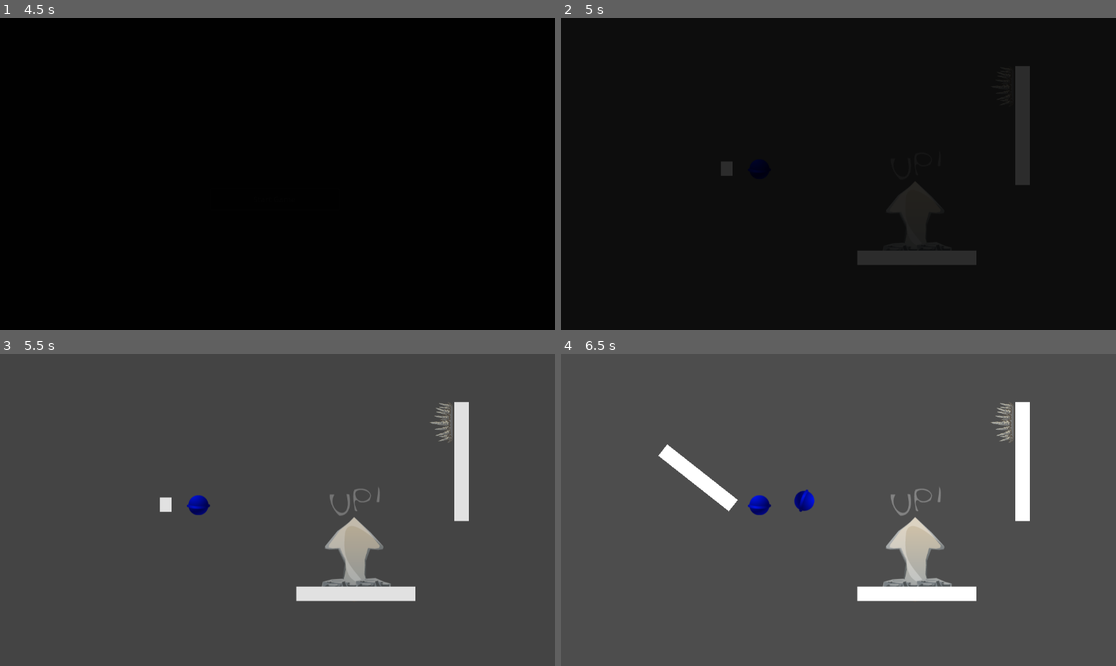
Above: before the commit, frames 1-4 (two rows, left to right).
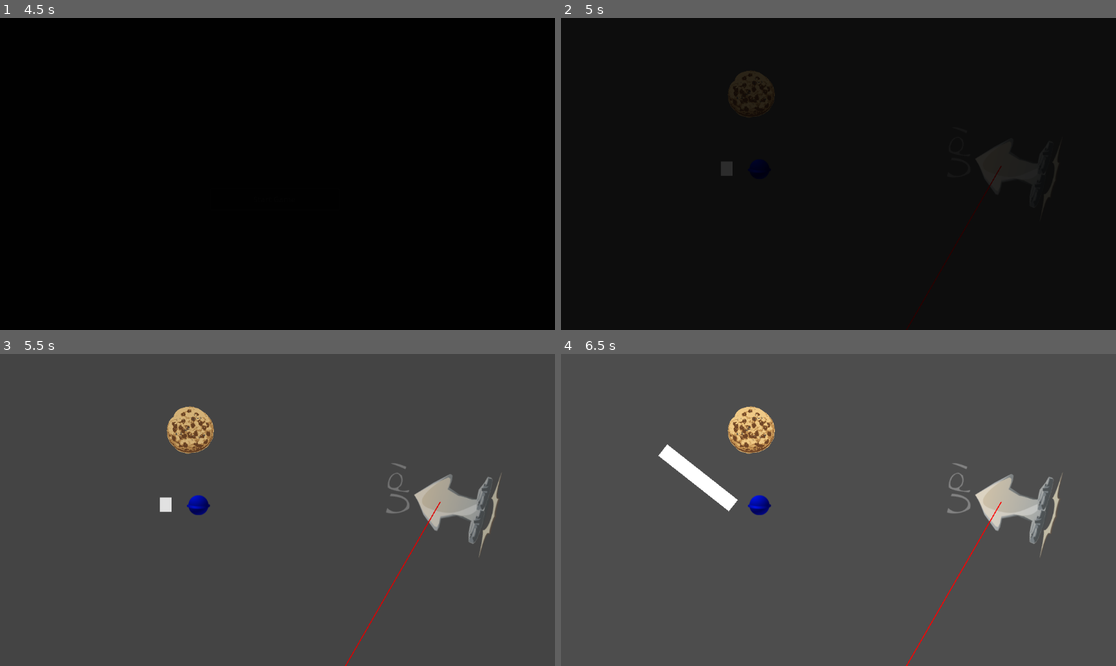
Above: after the commit, the same moments.

Repository: UpForDebate/BrackeysJam-2025
Game: Godot game, scene res://scenes/game_controller.tscn
The game is run twice, just before and just after one commit, with the same random seed, the same clock (stepped at 60 frames per second) and the same inputs.
Inputs (mouse positions are in pixels of both pictures, inside the frame that each line leads up to):
- Up to frame 1 (4.5 s): tap Enter at 0.5 s; move the mouse to (399, 158) at 0.52 s; hold D 0.53-1.25 s; tap E at 0.6 s; click (399, 158) at 0.67 s; tap Space at 0.77 s; drag from (166, 189) to (249, 236) at 1.27 s; click "Play" at 2 s; click "Play" at 2.75 s; click "Start Game" at 3.5 s; click "Start Game" at 4.25 s
- Up to frame 2 (5 s): no input
- Up to frame 3 (5.5 s): move the mouse to (333, 441) at 5.02 s; hold D from 5.03 s (still down); tap E at 5.1 s
- Up to frame 4 (6.5 s): release D at 5.75 s; drag from (810, 572) to (672, 463) at 5.77 s

Frame 1 is identical in both runs. In frame 2, 2.4% of the frame differs, in the area x 30-85%, y 15-100%; in frame 3, 6.1%; in frame 4, 6.3%, in the area x 30-91%, y 15-100%.

Commit message:
Hitting cookie changes to level passed as parameter
Also changed bounce pad's bounce direction to be perpendicular to itself.

Diff:
--- /dev/null
+++ b/resources/sprites/obstacles/cookie.tscn
@@ -0,0 +1,17 @@
+[gd_scene load_steps=4 format=3 uid="uid://baj344bonl1kf"]
+
+[ext_resource type="Texture2D" uid="uid://blynwvvw2e4jq" path="res://resources/sprites/items/cookie-vector.png" id="1_jxpp6"]
+[ext_resource type="Script" uid="uid://ch780o8yl6vwu" path="res://scenes/game_scenes/cookie.gd" id="2_qrrfr"]
+
+[sub_resource type="CircleShape2D" id="CircleShape2D_aneg2"]
+
+[node name="Cookie" type="Sprite2D"]
+scale = Vector2(0.169411, 0.169411)
+texture = ExtResource("1_jxpp6")
+script = ExtResource("2_qrrfr")
+
+[node name="Area2D" type="Area2D" parent="."]
+
+[node name="CollisionShape2D" type="CollisionShape2D" parent="Area2D"]
+scale = Vector2(28.61, 28.61)
+shape = SubResource("CircleShape2D_aneg2")
--- /dev/null
+++ b/resources/sprites/obstacles/pad.gd
@@ -0,0 +1,26 @@
+extends Sprite2D
+
+@export var multiplier: float = 10.0
+@export var show_debug_gizmo: bool = true
+
+func _ready():
+	$Area2D.body_entered.connect(_on_body_entered)
+	if Engine.is_editor_hint():
+		queue_redraw()
+
+func _draw():
+	var dir = -transform.y.normalized()
+	var length = multiplier * 10
+	draw_line(Vector2.ZERO, dir * length, Color.RED, 2.0)
+
+
+func _on_body_entered(body: Node):
+	var bounce = -transform.y.normalized() * multiplier
+	if body is RigidBody2D and body.has_meta("isPlayer"):
+		print("Collision detected with player")
+		body.apply_impulse(bounce)
+	elif body.has_method("apply_central_impulse"):
+		body.apply_central_impulse(bounce)
+	elif "velocity" in body:
+		# If your player is a CharacterBody2D
+		body.velocity = bounce
--- a/resources/sprites/obstacles/pad.tscn
+++ b/resources/sprites/obstacles/pad.tscn
@@ -1,7 +1,7 @@
 [gd_scene load_steps=4 format=3 uid="uid://ddgsdjkeksl82"]
 
 [ext_resource type="Texture2D" uid="uid://c2px0l6vdfum0" path="res://resources/sprites/obstacles/pad.png" id="1_yt04k"]
-[ext_resource type="Script" uid="uid://c1r18rewayv5m" path="res://scenes/game_scenes/pad.gd" id="2_d13qa"]
+[ext_resource type="Script" uid="uid://c1r18rewayv5m" path="res://resources/sprites/obstacles/pad.gd" id="2_d13qa"]
 
 [sub_resource type="RectangleShape2D" id="RectangleShape2D_ff2ft"]
 size = Vector2(145, 15)
@@ -9,7 +9,6 @@
 [node name="Pad" type="Sprite2D"]
 texture = ExtResource("1_yt04k")
 script = ExtResource("2_d13qa")
-bounce_force = Vector2(0, -100)
 
 [node name="Area2D" type="Area2D" parent="."]
 position = Vector2(-71, 71)
--- /dev/null
+++ b/scenes/game_scenes/cookie.gd
@@ -0,0 +1,16 @@
+extends Sprite2D
+
+@export var next_level: String = "res://"
+
+func _ready():
+	$Area2D.body_entered.connect(_on_body_entered)
+
+
+func _on_body_entered(body: Node):
+	if body is RigidBody2D and body.has_meta("isPlayer"):
+		print("Player Collided with Cookie")
+		_trigger_win_level()
+
+func _trigger_win_level():
+	# This needs to be connected to the game manager afterwards
+	get_tree().change_scene_to_file(next_level)
--- a/scenes/game_scenes/first_level.tscn
+++ b/scenes/game_scenes/first_level.tscn
@@ -7,6 +7,7 @@
 [ext_resource type="PackedScene" uid="uid://b62sqqcrowjie" path="res://resources/prefabs/wall.tscn" id="5_s7feg"]
 [ext_resource type="PackedScene" uid="uid://ddgsdjkeksl82" path="res://resources/sprites/obstacles/pad.tscn" id="6_m8mph"]
 [ext_resource type="PackedScene" uid="uid://b2wvw67qb1x8n" path="res://resources/sprites/obstacles/spikes.tscn" id="7_ff2ft"]
+[ext_resource type="PackedScene" uid="uid://baj344bonl1kf" path="res://resources/sprites/obstacles/cookie.tscn" id="8_m6v08"]
 
 [node name="FirstLevel" type="Node2D"]
 
@@ -28,14 +29,19 @@
 [node name="Mapa" type="Node" parent="."]
 
 [node name="Obstacle" parent="Mapa" instance=ExtResource("5_s7feg")]
-position = Vector2(943, 101)
+visible = false
+position = Vector2(1041, 164)
+rotation = 0.261799
 
-[node name="Obstacle2" parent="Mapa" instance=ExtResource("5_s7feg")]
-position = Vector2(616, 514)
-rotation = 4.71239
+[node name="Spikes" parent="Mapa/Obstacle" instance=ExtResource("7_ff2ft")]
+position = Vector2(-27, 41)
+rotation = -1.5695
 
-[node name="Pad" parent="." instance=ExtResource("6_m8mph")]
-position = Vector2(735, 395)
+[node name="Pad2" parent="." instance=ExtResource("6_m8mph")]
+position = Vector2(914, 307)
+rotation = -1.309
+multiplier = 200.0
 
-[node name="Spikes" parent="." instance=ExtResource("7_ff2ft")]
-position = Vector2(916, 142)
+[node name="Cookie" parent="." instance=ExtResource("8_m6v08")]
+position = Vector2(395, 158)
+next_level = "res://scenes/game_scenes/second_level.tscn"
--- a/scenes/game_scenes/pad.gd
+++ /dev/null
@@ -1,18 +0,0 @@
-extends Sprite2D
-
-@export var bounce_force: Vector2 = Vector2(0, -600)  # upwards by default
-@export var multiplier: float = 10.0
-
-func _ready():
-	$Area2D.body_entered.connect(_on_body_entered)
-
-func _on_body_entered(body: Node):
-	var bounce = bounce_force * multiplier
-	if body is RigidBody2D:
-		# Should check if it is player (maybe)
-		body.apply_impulse(bounce)
-	elif body.has_method("apply_central_impulse"):
-		body.apply_central_impulse(bounce)
-	elif "velocity" in body:
-		# If your player is a CharacterBody2D
-		body.velocity = bounce
--- /dev/null
+++ b/scenes/game_scenes/second_level.tscn
@@ -0,0 +1,40 @@
+[gd_scene load_steps=8 format=3 uid="uid://507wtc834clt"]
+
+[ext_resource type="Texture2D" uid="uid://bh5uc6qbtka6x" path="res://resources/sprites/slingshot/placeholder.png" id="1_tq674"]
+[ext_resource type="Script" uid="uid://cq3jy682c4so8" path="res://scenes/game_scenes/slingshot.gd" id="2_p3m5w"]
+[ext_resource type="PackedScene" uid="uid://87wmj0jocvvc" path="res://resources/prefabs/ball.tscn" id="3_vadcw"]
+[ext_resource type="Texture2D" uid="uid://nv1cayn2nkfd" path="res://resources/sprites/character/balls.png" id="4_trnhj"]
+[ext_resource type="PackedScene" uid="uid://baj344bonl1kf" path="res://resources/sprites/obstacles/cookie.tscn" id="5_n1hox"]
+[ext_resource type="PackedScene" uid="uid://b62sqqcrowjie" path="res://resources/prefabs/wall.tscn" id="7_jrgfi"]
+[ext_resource type="PackedScene" uid="uid://b2wvw67qb1x8n" path="res://resources/sprites/obstacles/spikes.tscn" id="8_ousjt"]
+
+[node name="FirstLevel" type="Node2D"]
+
+[node name="Slingshot" type="Sprite2D" parent="." node_paths=PackedStringArray("spawn_point")]
+position = Vector2(356, 311)
+scale = Vector2(0.240001, 1)
+texture = ExtResource("1_tq674")
+centered = false
+offset = Vector2(-98, -13)
+script = ExtResource("2_p3m5w")
+projectile_scene = ExtResource("3_vadcw")
+spawn_point = NodePath("../Ball Position")
+bounce_time = 1.0
+
+[node name="Ball Position" type="Sprite2D" parent="."]
+position = Vector2(412, 314)
+texture = ExtResource("4_trnhj")
+
+[node name="Mapa" type="Node" parent="."]
+
+[node name="Cookie" parent="Mapa" instance=ExtResource("5_n1hox")]
+position = Vector2(854, 302)
+
+[node name="Obstacle" parent="Mapa" instance=ExtResource("7_jrgfi")]
+visible = false
+position = Vector2(1041, 164)
+rotation = 0.261799
+
+[node name="Spikes" parent="Mapa/Obstacle" instance=ExtResource("8_ousjt")]
+position = Vector2(-27, 41)
+rotation = -1.5695
Binary file added: resources/sprites/items/cookie-vector.png
Not shown, added: resources/sprites/items/cookie-vector.png.import
Renamed: scenes/game_scenes/pad.gd.uid -> resources/sprites/obstacles/pad.gd.uid
Not shown, added: scenes/game_scenes/cookie.gd.uid
Not shown: 1 places in scenes/game_scenes/first_level.tscn that only renumber resources
